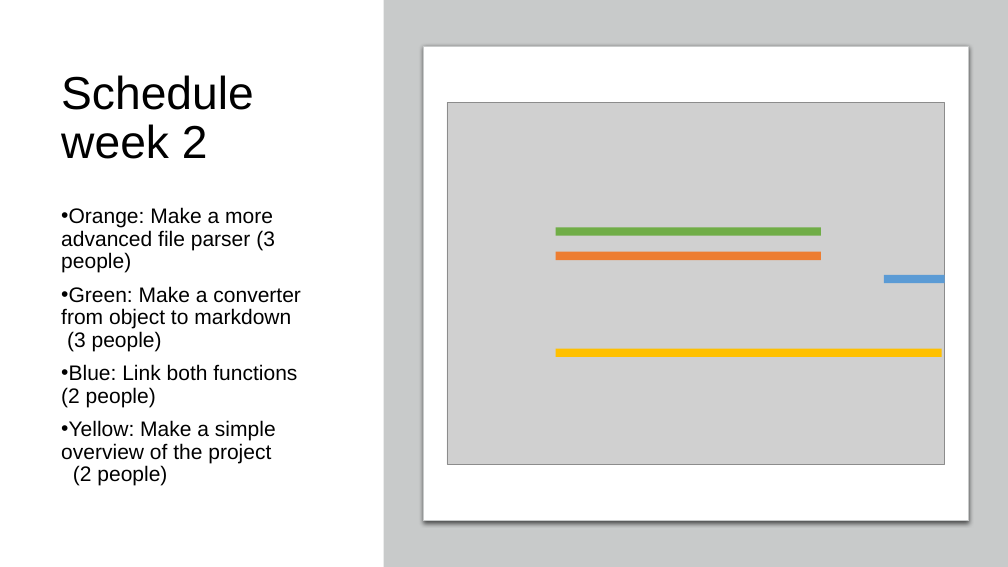
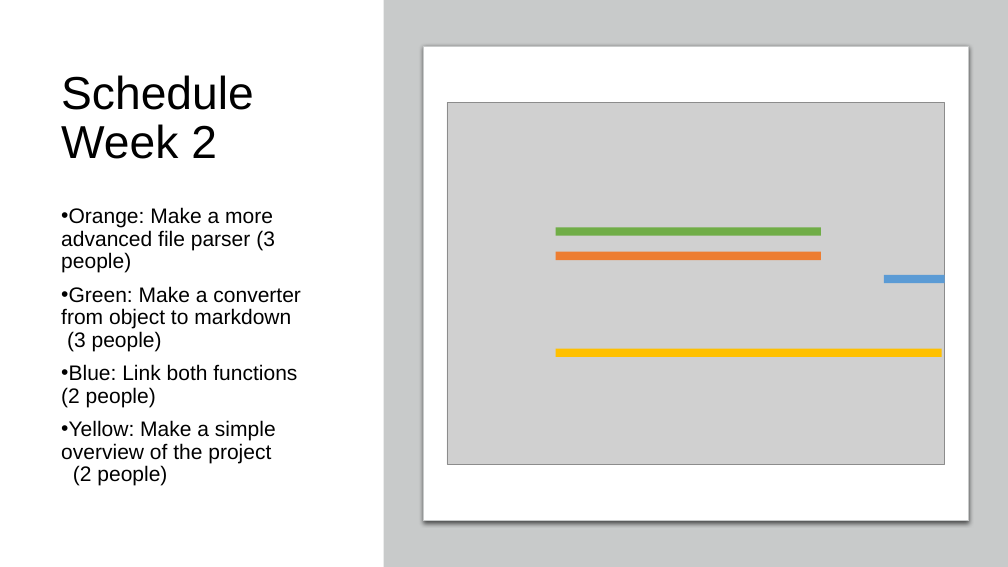
Before and after one commit to joehachemx/documentation-generator-pii, a slide deck: slide 4 of Extra/pii - presentation.pptx (slide 5 before the commit). Drawn at 1008x567 pixels with LibreOffice and Linux fonts; fonts in the diff are those of the drawing; grey boxes stand for pictures. Boxes give left, top, right and bottom in pixels: in the first picture for what was removed or moved away, otherwise in the second. Text is boxed around its words. In the diff, an @@ line names an element or a change of style, - is before the commit and + after.

```diff
--- a/Extra/pii - presentation.pptx
+++ b/Extra/pii - presentation.pptx
@@ title at [61,75,254,159]: text changed @@
-Schedule week 2
+Schedule Week 2
```
Also in this commit, not shown: 1 other slide changed, 3 slides added, 1 slide removed, 2 other files.
